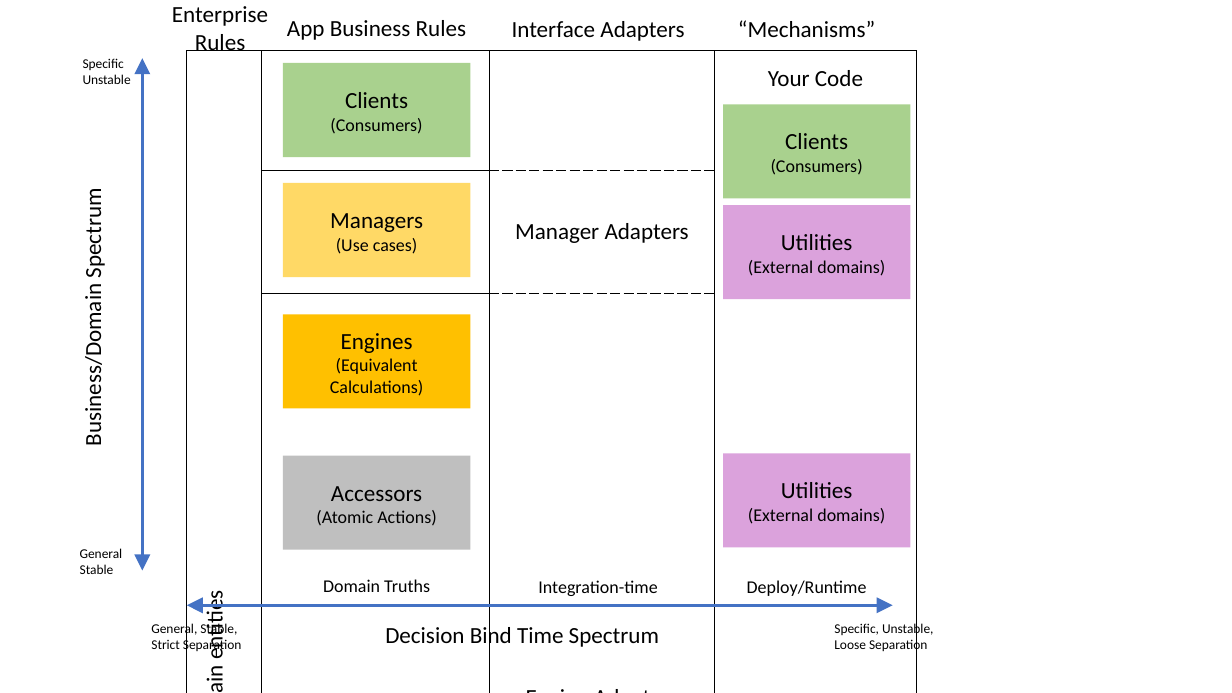
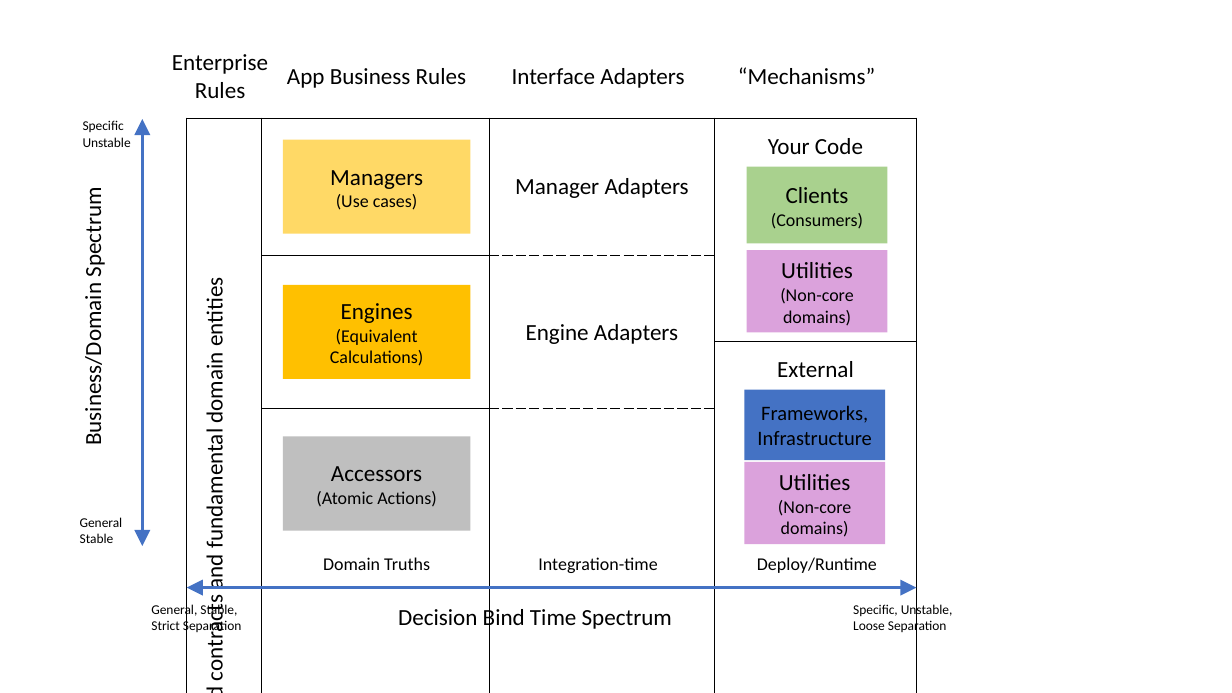
Before and after one commit to farlee2121/DevEssentialsBlog, a slide deck: slide 1 of _drafts/Solid Structure Table.pptx. Drawn at 1232x693 pixels with LibreOffice and Linux fonts; fonts in the diff are those of the drawing. Boxes give left, top, right and bottom in pixels: in the first picture for what was removed or moved away, otherwise in the second. Text is boxed around its words. In the diff, an @@ line names an element or a change of style, - is before the commit and + after.

Commit message:
Remove clients from domain truths column

```diff
--- a/_drafts/Solid Structure Table.pptx
+++ b/_drafts/Solid Structure Table.pptx
@@ text "App Business Rules": place and size @@
-text "App Business Rules" at [287,20,466,40]
+text "App Business Rules" at [287,68,466,88]
@@ 3 texts: place and size @@
-3 texts at [172,6,875,51]
+3 texts at [172,54,875,98]
@@ rectangle removed at [283,63,470,157] @@
-Clients
-(Consumers)
@@ text "Specific": place and size @@
-text "Specific" at [83,58,131,84]
+text "Specific" at [83,120,131,147]
@@ double arrow moved from (142, 58) - (142, 570) to (142, 119) - (142, 546) @@
@@ table at [187,118,916,684] @@
-row 1: Aggressively limited shared contracts and fundamental domain entities |  |  | Your Code
-row 2:  |  | Manager Adapters | 
+row 1: Aggressively limited shared contracts and fundamental domain entities |  | Manager Adapters | Your Code
-row 3, column 4: External Code / Frameworks / Infrastructure
+row 3, column 4: External
@@ table: place and size @@
-table at [187,51,916,662]
+table at [187,118,916,684]
@@ rectangle "Managers": place and size @@
-rectangle "Managers" at [283,183,470,277]
+rectangle "Managers" at [283,140,470,234]
@@ rectangle "Clients": place and size @@
-rectangle "Clients" at [724,104,911,199]
+rectangle "Clients" at [747,166,887,243]
@@ rectangle "Utilities": place and size @@
-rectangle "Utilities" at [724,205,911,299]
+rectangle "Utilities" at [747,250,887,333]
@@ rectangle "Engines": place and size @@
-rectangle "Engines" at [283,314,470,409]
+rectangle "Engines" at [283,285,470,379]
@@ text in rectangle at [780,288,853,326]: text changed @@
-(External domains)
+(Non-core domains)
@@ rectangle added at [745,390,885,460], fill #4472C4, 16 pt, text #000000 @@
+Frameworks, Infrastructure
@@ rectangle "Utilities": place and size @@
-rectangle "Utilities" at [724,454,911,548]
+rectangle "Utilities" at [745,462,885,544]
@@ text "General": place and size @@
-text "General" at [80,548,123,574]
+text "General" at [80,517,123,543]
@@ text in rectangle at [778,500,851,537]: text changed @@
-(External domains)
+(Non-core domains)
@@ 3 texts, 1 rectangle: place and size @@
-3 texts, 1 rectangle at [151,456,657,653]
+3 texts, 1 rectangle at [151,436,657,634]
@@ text "Deploy/Runtime": place and size @@
-text "Deploy/Runtime" at [747,580,867,596]
+text "Deploy/Runtime" at [757,557,877,573]
@@ double arrow moved from (893, 605) - (187, 605) to (917, 588) - (187, 588) @@
@@ text "Decision Bind Time Spectrum": place and size @@
-text "Decision Bind Time Spectrum" at [385,623,659,649]
+text "Decision Bind Time Spectrum" at [398,605,672,631]
@@ text "Specific, Unstable,": place and size @@
-text "Specific, Unstable," at [834,622,934,653]
+text "Specific, Unstable," at [853,602,953,634]
```
Also in this commit, not shown: 2 other files.
